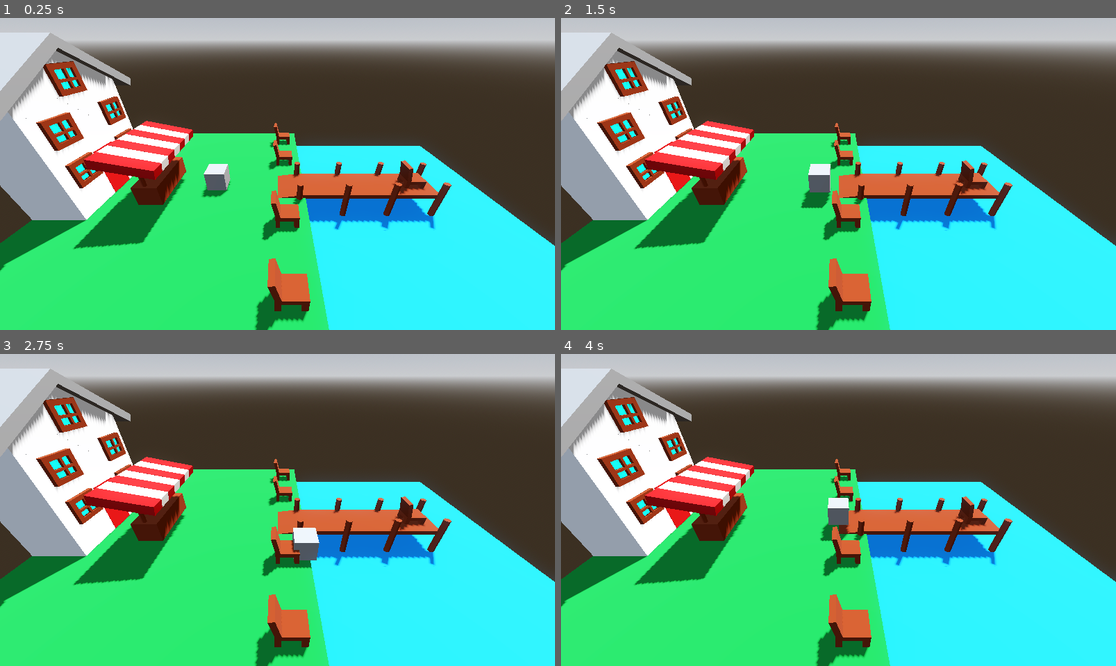
Above: before the commit, frames 1-4 (two rows, left to right).
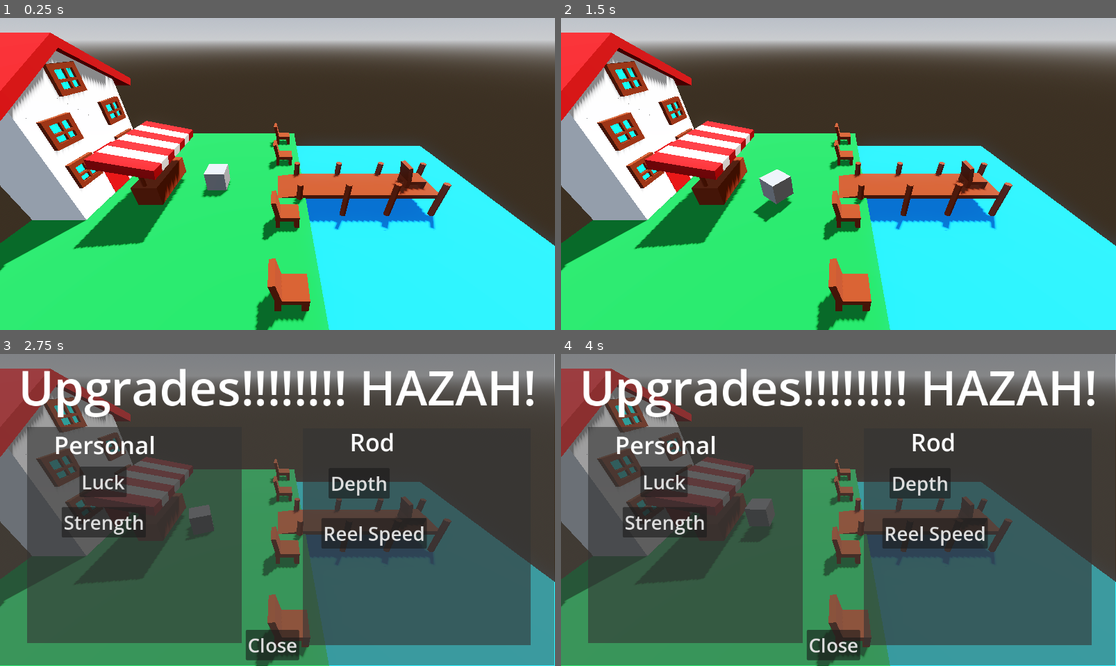
Above: after the commit, the same moments.

Repository: SearedBacon/Fishing-Boi
Game: Godot game, scene res://scenes/level_1.tscn
Two runs of this game, one before a commit and one after it. Both use one fixed random seed, a clock stepped at 60 frames per second and the inputs below.
Inputs (mouse positions are in pixels of both pictures, inside the frame that each line leads up to):
- Up to frame 1 (0.25 s): no input
- Up to frame 2 (1.5 s): tap Enter (ui_accept) at 0.5, 0.77 s; move the mouse to (960, 158) at 0.52 s; press the mouse at (960, 158) at 0.53 s; hold D (move_right) 0.53-1.28 s; move the mouse to (727, 189) at 1.27 s; release the mouse at (727, 189) at 1.28 s; hold S (move_down) from 1.28 s (still down); click (727, 189) at 1.35 s
- Up to frame 3 (2.75 s): tap Enter (ui_accept) at 1.52 s; move the mouse to (333, 441) at 2.02 s; release S (move_down) at 2.03 s; press the mouse at (333, 441) at 2.03 s; hold D (move_right) from 2.03 s (still down)
- Up to frame 4 (4 s): move the mouse to (810, 572) at 2.77 s; release D (move_right) at 2.78 s; release the mouse at (810, 572) at 2.78 s; hold W (move_up) 2.78-3.53 s; click (810, 572) at 2.85 s; tap Enter (ui_accept) at 3.02, 3.77 s; move the mouse to (1005, 556) at 3.52 s; press the mouse at (1005, 556) at 3.53 s; hold A (move_left) from 3.53 s (still down)

The runs differ from the first frame. In frame 1, 2.3% of the frame differs, in the area x 0-24%, y 4-33%; in frame 2, 3.6%; in frame 3, 75%, in the area x 0-100%, y 0-100%; in frame 4, 75%.

Commit message:
made the player able to sit in the chair and added a little more detail to the house. also fixed the particles not working for fishing and started writing code for fishing

Diff:
--- a/project.godot
+++ b/project.godot
@@ -41,6 +41,16 @@
 "events": [Object(InputEventKey,"resource_local_to_scene":false,"resource_name":"","device":-1,"window_id":0,"alt_press …(192 unchanged characters)…
 ]
 }
+exit_chair={
+"deadzone": 0.2,
+"events": [Object(InputEventKey,"resource_local_to_scene":false,"resource_name":"","device":-1,"window_id":0,"alt_pressed":false,"shift_pressed":false,"ctrl_pressed":false,"meta_pressed":false,"pressed":false,"keycode":0,"physical_keycode":81,"key_label":0,"unicode":113,"location":0,"echo":false,"script":null)
+]
+}
+FISH={
+"deadzone": 0.2,
+"events": [Object(InputEventMouseButton,"resource_local_to_scene":false,"resource_name":"","device":-1,"window_id":0,"alt_pressed":false,"shift_pressed":false,"ctrl_pressed":false,"meta_pressed":false,"button_mask":0,"position":Vector2(0, 0),"global_position":Vector2(0, 0),"factor":1.0,"button_index":1,"canceled":false,"pressed":false,"double_click":false,"script":null)
+]
+}
 
 [physics]
 
--- /dev/null
+++ b/scenes/bobber.tscn
@@ -0,0 +1,22 @@
+[gd_scene format=3 uid="uid://c0ax1i1uv3n67"]
+
+[ext_resource type="Script" uid="uid://cnjv6vc7xrkjv" path="res://scripts/bobber.gd" id="1_2wku4"]
+
+[sub_resource type="StandardMaterial3D" id="StandardMaterial3D_hvhn4"]
+
+[sub_resource type="SphereMesh" id="SphereMesh_2wku4"]
+material = SubResource("StandardMaterial3D_hvhn4")
+
+[sub_resource type="StandardMaterial3D" id="StandardMaterial3D_rn3pg"]
+albedo_color = Color(0.74, 0, 0, 1)
+
+[sub_resource type="SphereMesh" id="SphereMesh_1y8pg"]
+material = SubResource("StandardMaterial3D_rn3pg")
+
+[node name="Bobber" type="MeshInstance3D" unique_id=1542369649]
+mesh = SubResource("SphereMesh_2wku4")
+script = ExtResource("1_2wku4")
+
+[node name="MeshInstance3D" type="MeshInstance3D" parent="." unique_id=95258734]
+transform = Transform3D(1, 0, 0, 0, 1, 0, 0, 0, 1, 0, 0.001, 0)
+mesh = SubResource("SphereMesh_1y8pg")
--- a/scenes/fishing_chair.tscn
+++ b/scenes/fishing_chair.tscn
@@ -6,12 +6,12 @@
 albedo_color = Color(0.5, 0.17500001, 0, 1)
 
 [sub_resource type="BoxShape3D" id="BoxShape3D_0drhm"]
-size = Vector3(6.427002, 7.368408, 4.778946)
+size = Vector3(2.1326294, 3.085266, 0.84714603)
 
 [node name="FishingChair" type="Node3D" unique_id=421038742]
 script = ExtResource("1_bgc1o")
 
-[node name="CSGBox3D" type="CSGBox3D" parent="." unique_id=1542166615]
+[node name="Seat" type="CSGBox3D" parent="." unique_id=1542166615]
 transform = Transform3D(1, 0, 0, 0, 1, 0, 0, 0, 1, 0, 2.3098955, 0)
 size = Vector3(5, 1, 4)
 material = SubResource("StandardMaterial3D_0drhm")
@@ -44,7 +44,7 @@
 [node name="SitDown" type="Area3D" parent="." unique_id=1837442304]
 
 [node name="CollisionShape3D" type="CollisionShape3D" parent="SitDown" unique_id=1725824495]
-transform = Transform3D(1, 0, 0, 0, 1, 0, 0, 0, 1, -0.2364502, 3.3682566, -0.135643)
+transform = Transform3D(1, 0, 0, 0, 1, 0, 0, 0, 1, -0.28829956, 2.9128428, 0.0037064552)
 shape = SubResource("BoxShape3D_0drhm")
 
 [connection signal="body_entered" from="SitDown" to="." method="_on_sit_down_body_entered"]
--- a/scenes/fishing_effect.tscn
+++ b/scenes/fishing_effect.tscn
@@ -1,7 +1,7 @@
 [gd_scene format=3 uid="uid://b21ofhuyw0w30"]
 
 [sub_resource type="ParticleProcessMaterial" id="ParticleProcessMaterial_uyv35"]
-emission_shape_scale = Vector3(2, 2, 1)
+emission_shape_scale = Vector3(3, 3, 1)
 emission_shape = 6
 emission_ring_axis = Vector3(0, 0, 1)
 emission_ring_height = 1.0
--- a/scenes/level_1.tscn
+++ b/scenes/level_1.tscn
@@ -1,7 +1,8 @@
 [gd_scene format=3 uid="uid://c5iacgwdmpdgv"]
 
 [ext_resource type="Script" uid="uid://cthanm8naway1" path="res://scripts/level_1.gd" id="1_014kd"]
-[ext_resource type="PackedScene" uid="uid://cuo8gfhkuj1sp" path="res://scenes/upgrade_shop.tscn" id="2_bswci"]
+[ext_resource type="PackedScene" uid="uid://cuo8gfhkuj1sp" path="res://scenes/shop.tscn" id="2_bswci"]
+[ext_resource type="PackedScene" uid="uid://c0ax1i1uv3n67" path="res://scenes/bobber.tscn" id="3_fcfvj"]
 [ext_resource type="PackedScene" uid="uid://dw2gc2ovfuieo" path="res://scenes/window.tscn" id="3_rus8k"]
 [ext_resource type="PackedScene" uid="uid://ctby71rciwhxm" path="res://scenes/player.tscn" id="4_5xbjy"]
 [ext_resource type="PackedScene" uid="uid://ckbh446knv7qh" path="res://scenes/fishing_chair.tscn" id="5_4nkto"]
@@ -65,6 +66,12 @@
 [sub_resource type="StandardMaterial3D" id="StandardMaterial3D_pa8r4"]
 albedo_color = Color(0.7425065, 2.7915835e-06, 5.7756904e-07, 1)
 
+[sub_resource type="StandardMaterial3D" id="StandardMaterial3D_e3sih"]
+albedo_color = Color(0.74, 0, 0, 1)
+
+[sub_resource type="StandardMaterial3D" id="StandardMaterial3D_2y5yt"]
+albedo_color = Color(0.74, 0, 0, 1)
+
 [sub_resource type="StandardMaterial3D" id="StandardMaterial3D_15mv3"]
 
 [node name="Level1" type="Node3D" unique_id=267723521]
@@ -94,6 +101,8 @@
 [node name="Player" parent="." unique_id=1871690669 instance=ExtResource("4_5xbjy")]
 transform = Transform3D(1, 0, 0, 0, 1, 0, 0, 0, 1, -41.141182, 9.060146, 0)
 
+[node name="Bobber" parent="Player" unique_id=1542369649 instance=ExtResource("3_fcfvj")]
+
 [node name="Area3D" type="Area3D" parent="." unique_id=1673328998]
 
 [node name="CollisionShape3D" type="CollisionShape3D" parent="Area3D" unique_id=1135240363]
@@ -225,10 +234,12 @@
 [node name="Roof" type="CSGBox3D" parent="UpgradeStore" unique_id=899211695]
 transform = Transform3D(1, 0, 0, 0, 0.8660254, -0.5, 0, 0.5, 0.8660254, -73.73804, 34.20092, 8.143908)
 size = Vector3(15, 2, 20)
+material = SubResource("StandardMaterial3D_e3sih")
 
 [node name="Roof2" type="CSGBox3D" parent="UpgradeStore" unique_id=1966159105]
 transform = Transform3D(1, 0, 0, 0, 0.8660254, 0.5, 0, -0.5, 0.8660254, -73.73804, 34.20092, -8.180056)
 size = Vector3(15, 2, 20)
+material = SubResource("StandardMaterial3D_2y5yt")
 
 [node name="RoofFill" type="CSGBox3D" parent="UpgradeStore" unique_id=2040185857]
 transform = Transform3D(1, 0, 0, 0, 0.70710677, -0.70710677, 0, 0.70710677, 0.70710677, -73.70318, 32.223774, -0.60602987)
@@ -262,7 +273,7 @@
 [node name="FishingChair5" parent="Chairs" unique_id=284820484 instance=ExtResource("5_4nkto")]
 transform = Transform3D(1, 0, 0, 0, 1, 0, 0, 0, 1, 10.424101, 5.877263, 0.11999941)
 
-[node name="UpgradeShop" parent="." unique_id=1040199959 instance=ExtResource("2_bswci")]
+[node name="Shop" parent="." unique_id=1040199959 instance=ExtResource("2_bswci")]
 visible = false
 
 [connection signal="area_entered" from="Area3D" to="." method="_on_area_3d_area_entered"]
--- a/scenes/player.tscn
+++ b/scenes/player.tscn
@@ -16,5 +16,5 @@
 shape = SubResource("BoxShape3D_3vyb7")
 
 [node name="FishingEffect" parent="." unique_id=1393462326 instance=ExtResource("2_g2els")]
-transform = Transform3D(1, 0, 0, 0, -0.0051662065, 0.99998665, 0, -0.99998665, -0.0051662065, 11.493824, -7.1149836, 0)
-emitting = false
+transform = Transform3D(1, 0, 0, 0, -4.371139e-08, 1, 0, -1, -4.371139e-08, 0, -9.689, -16)
+visible = false
--- a/scenes/upgrade_shop.tscn
+++ b/scenes/shop.tscn
@@ -11,13 +11,13 @@
 [sub_resource type="LabelSettings" id="LabelSettings_mfja5"]
 font_size = 50
 
-[node name="UpgradeShop" type="CanvasLayer" unique_id=1040199959]
+[node name="Shop" type="CanvasLayer" unique_id=1040199959]
 script = ExtResource("1_v8ny2")
 
 [node name="ColorRect" type="ColorRect" parent="." unique_id=1964844977]
 offset_right = 1151.0
 offset_bottom = 647.0
-color = Color(0.36, 0.36, 0.36, 0.5019608)
+color = Color(0.27, 0.27, 0.27, 0.5176471)
 
 [node name="ColorRect2" type="ColorRect" parent="." unique_id=768463750]
 offset_left = 56.0
--- /dev/null
+++ b/scripts/bobber.gd
@@ -0,0 +1,6 @@
+extends MeshInstance3D
+class_name Bobber
+
+func _process(delta: float) -> void:
+	if Input.is_action_pressed("FISH")and Globals.can_fish==true:
+		pass
--- a/scripts/fishing_chair.gd
+++ b/scripts/fishing_chair.gd
@@ -1,6 +1,16 @@
 extends Node3D
-class_name Chair
+
+@onready var seat: CSGBox3D = $Seat
 
 func _on_sit_down_body_entered(body: Node3D) -> void:
 	if body is Player:
-		pass
+		body.global_position=seat.global_position
+		body.rotation=Vector3(0,-190,0)
+		Globals.yes_turn=false
+		Globals.speed=0
+		Globals.can_fish=true
+
+func _physics_process(delta: float) -> void:
+	if Input.is_action_just_pressed("exit_chair"):
+		Globals.speed=15
+		Globals.yes_turn=true
--- a/scripts/globals.gd
+++ b/scripts/globals.gd
@@ -3,3 +3,5 @@
 var money:=0
 var speed:=15
 var jump:=7
+var yes_turn=true
+var can_fish=false
--- a/scripts/level_1.gd
+++ b/scripts/level_1.gd
@@ -1,8 +1,8 @@
 extends Node3D
 
-@onready var upgrade_shop: CanvasLayer = $UpgradeShop
+@onready var shop: CanvasLayer = $Shop
 
 func _on_area_3d_body_entered(body: Node3D) -> void:
 	if body is Player:
-		upgrade_shop.visible=true
+		shop.visible=true
 		Globals.speed=0
--- a/scripts/player.gd
+++ b/scripts/player.gd
@@ -10,6 +10,11 @@
 	if Input.is_action_just_pressed("ui_accept") and is_on_floor():
 		velocity.y = Globals.jump
 
+	if Globals.yes_turn==true:
+		if Input.is_action_pressed("move_left"):
+			rotate_y(.05)
+		if Input.is_action_pressed("move_right"):
+			rotate_y(-.05)
 	# Get the input direction and handle the movement/deceleration.
 	# As good practice, you should replace UI actions with custom gameplay actions.
 	var input_dir := Input.get_vector("move_left", "move_right", "move_up", "move_down")
Not shown, added: scripts/bobber.gd.uid
